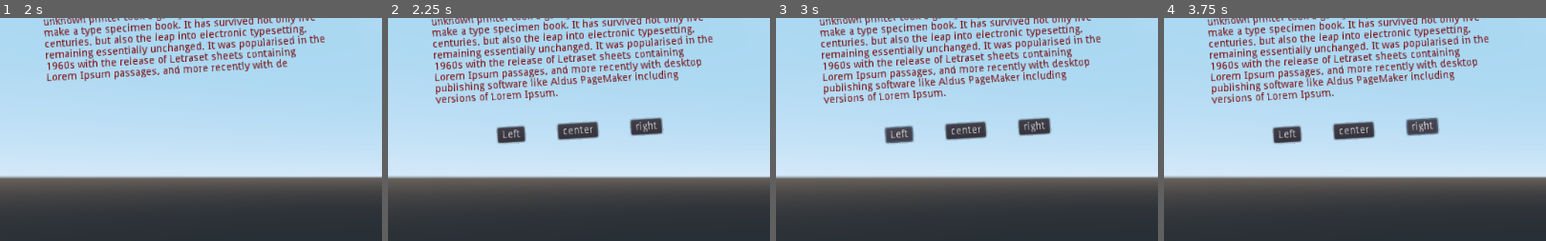
Above: before the commit, frames 1-4 (left to right).
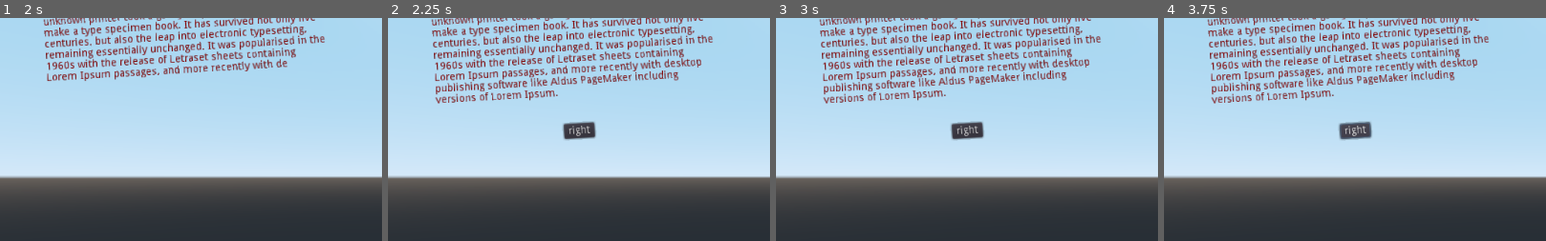
Above: after the commit, the same moments.

Repository: OttoHartvich/BookGame
Game: Godot game, scene res://Menu/Menu.tscn
Same seed, same stepped clock (60 frames per second), same inputs: the game is played once before the commit and once after it.
Inputs (mouse positions are % of the whole screen's width and height, from its top left):
- Up to frame 1 (2 s): click "Start" at 0.5 s
- Up to frame 2 (2.25 s): no input
- Up to frame 3 (3 s): click (24, 51) at 2.75 s, where only the run before the commit has a clickable "Left"
- Up to frame 4 (3.75 s): click "right" at 3.5 s
The pictures show only the part of the screen within x 7-57%, y 24-74%; the shares and areas given below are measured in that part.

Frame 1 is identical in both runs. In frame 2, 1.7% of the frame differs, in the area x 28-72%, y 44-57%; in frame 3, 1.7%; in frame 4, 1.7%.

Commit message:
working button generation

Diff:
--- /dev/null
+++ b/Godot/Autoload/GameState/GameState.gd
@@ -0,0 +1,13 @@
+extends Node
+
+
+var current_page_name = "Intro"
+
+
+
+
+func _on_ready():
+	GameEvents.connect("change_page", self,"change_page")
+
+func change_page(new_page):
+	current_page_name = new_page
--- /dev/null
+++ b/Godot/Autoload/GameState/GameState.tscn
@@ -0,0 +1,6 @@
+[gd_scene load_steps=2 format=2]
+
+[ext_resource path="res://Autoload/GameState/GameState.gd" type="Script" id=1]
+
+[node name="Node" type="Node"]
+script = ExtResource( 1 )
--- a/Godot/Autoload/StoryJson/StoryJson.gd
+++ b/Godot/Autoload/StoryJson/StoryJson.gd
@@ -4,7 +4,7 @@
 	{
 		"name":"Intro",
 		"text":'Contrary to popular belief, Lorem Ipsum is not simply random text. It has roots in a piece of classical Latin …(656 unchanged characters)…
-		"options": [
+		"decisions": [
 			{
 			"name":"FirstRoom",
 			"label":'right',
--- a/Godot/TextGenerator/Decisions.gd
+++ b/Godot/TextGenerator/Decisions.gd
@@ -2,9 +2,28 @@
 
 export(NodePath) onready var text_render = get_node(text_render) as RichTextLabel
 
+
 func _process(_delta):
 	if text_render.percent_visible == 1 and !self.is_visible_in_tree():
 		self.show()
+		recreate_buttons()
 	if text_render.percent_visible != 1 and self.is_visible_in_tree():
 		self.hide()
 	pass
+
+func recreate_buttons() -> void:
+	#clean old buttons
+	for n in self.get_children():
+		self.remove_child(n)
+		n.queue_free()
+
+	#look for new page info
+	var current_page
+	for n in StoryJson.Json:
+		if n.name == GameState.current_page_name:
+			current_page = n
+
+	for n in current_page.decisions:
+		var button = Button.new()
+		button.text = n.label
+		self.add_child(button)
--- a/Godot/TextGenerator/TextGenerator.tscn
+++ b/Godot/TextGenerator/TextGenerator.tscn
@@ -39,7 +39,7 @@
 margin_left = 10.0
 margin_top = 10.0
 margin_right = 390.0
-margin_bottom = 229.0
+margin_bottom = 209.0
 
 [node name="TextRender" type="RichTextLabel" parent="Interface/MarginContainer/VBoxContainer"]
 modulate = Color( 0.517647, 0, 0, 1 )
@@ -55,29 +55,12 @@
 deselect_on_focus_loss_enabled = false
 
 [node name="Decisions" type="HBoxContainer" parent="Interface/MarginContainer/VBoxContainer"]
-margin_left = 80.0
+margin_left = 190.0
 margin_top = 199.0
-margin_right = 300.0
-margin_bottom = 219.0
+margin_right = 190.0
+margin_bottom = 199.0
 size_flags_horizontal = 4
 size_flags_vertical = 0
 custom_constants/separation = 45
 script = ExtResource( 1 )
 text_render = NodePath("../TextRender")
-
-[node name="Path1" type="Button" parent="Interface/MarginContainer/VBoxContainer/Decisions"]
-margin_right = 36.0
-margin_bottom = 20.0
-text = "Left"
-
-[node name="Path2" type="Button" parent="Interface/MarginContainer/VBoxContainer/Decisions"]
-margin_left = 81.0
-margin_right = 134.0
-margin_bottom = 20.0
-text = "center"
-
-[node name="Path3" type="Button" parent="Interface/MarginContainer/VBoxContainer/Decisions"]
-margin_left = 179.0
-margin_right = 220.0
-margin_bottom = 20.0
-text = "right"
--- a/Godot/project.godot
+++ b/Godot/project.godot
@@ -18,6 +18,7 @@
 
 GameEvents="*res://Autoload/GameEvents/GameEvents.tscn"
 StoryJson="*res://Autoload/StoryJson/StoryJson.tscn"
+GameState="*res://Autoload/GameState/GameState.tscn"
 
 [gui]
 
